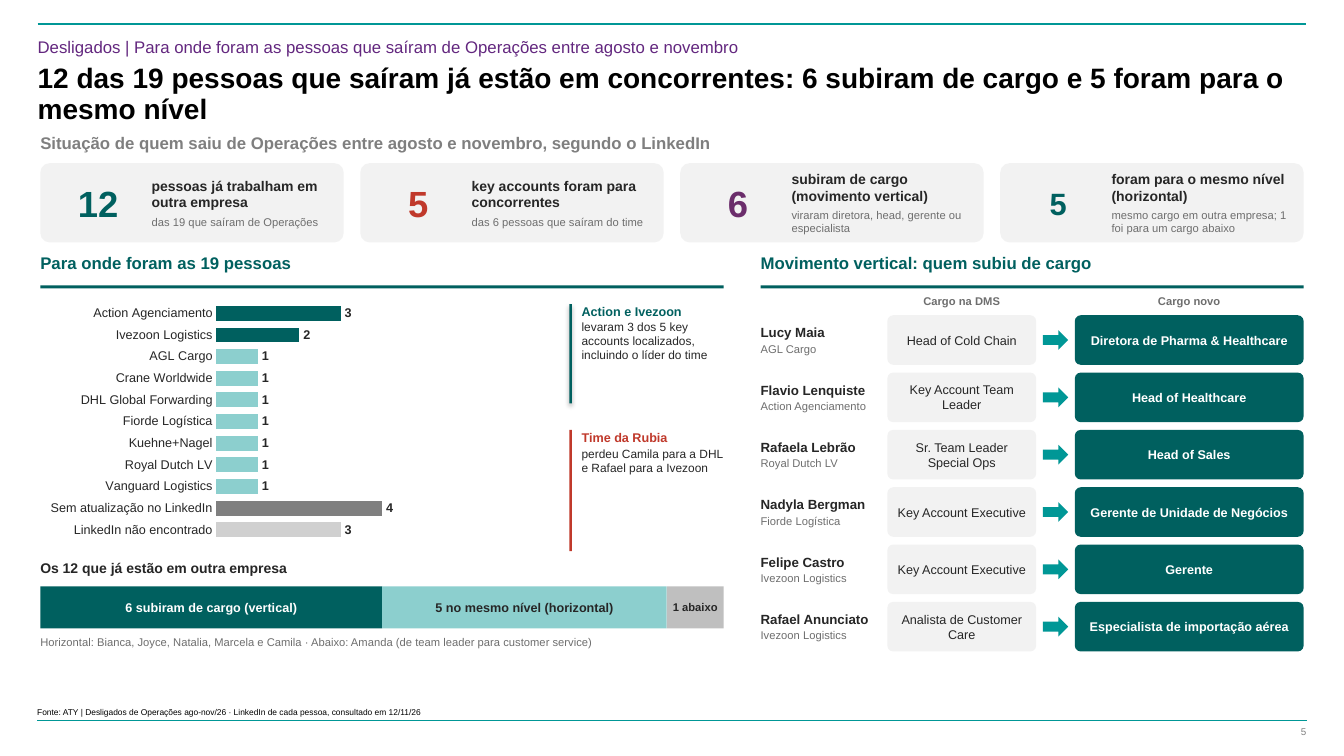
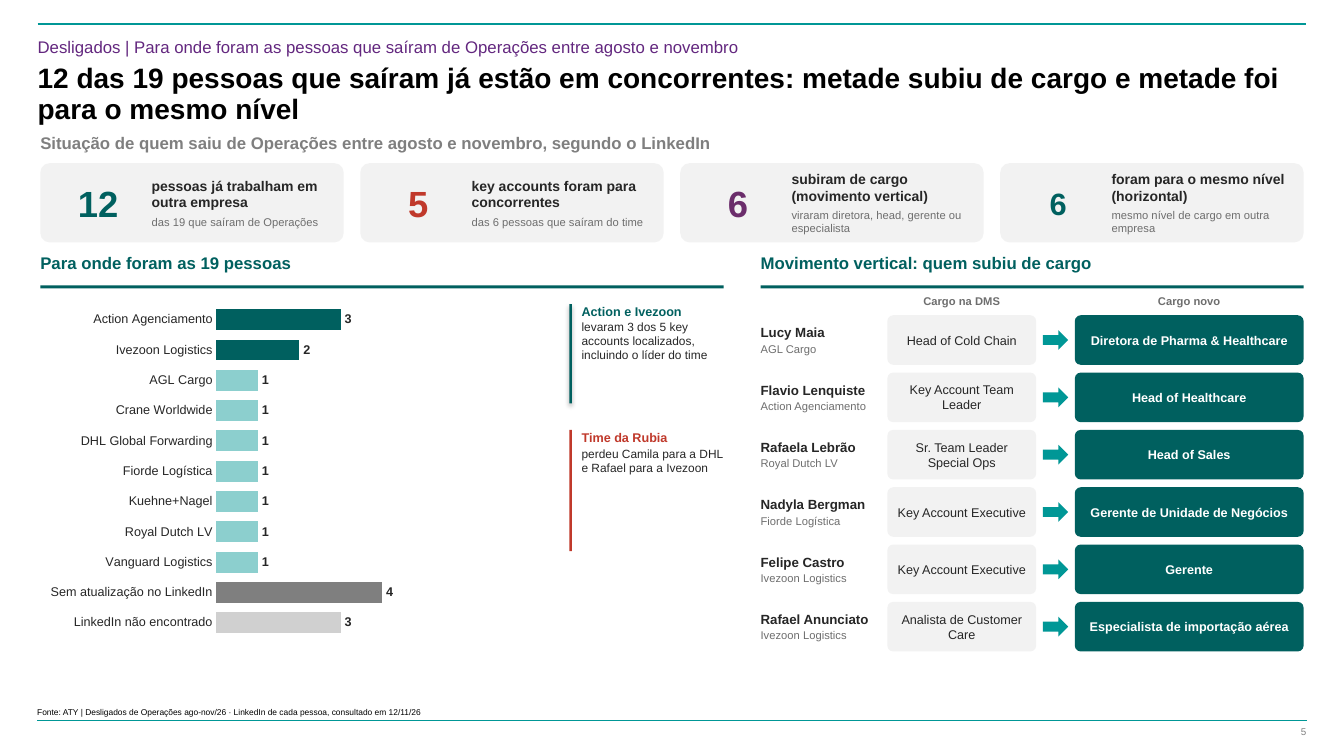
Before and after one commit to suzetemirandasilva5601-cpu/Challenge, a slide deck: slide 5 of 20261112 - ATY - Diagnóstico da Estrutura de Operações - Vagas e Férias.pptx. Drawn at 1344x756 pixels with LibreOffice and Linux fonts; fonts in the diff are those of the drawing; background and template pictures are left out. Boxes give left, top, right and bottom in pixels: in the first picture for what was removed or moved away, otherwise in the second. Text is boxed around its words. In the diff, an @@ line names an element or a change of style, - is before the commit and + after.

Commit message:
Amanda como movimento horizontal e sem a barra do canto inferior esquerdo

```diff
--- a/20261112 - ATY - Diagnóstico da Estrutura de Operações - Vagas e Férias.pptx
+++ b/20261112 - ATY - Diagnóstico da Estrutura de Operações - Vagas e Férias.pptx
@@ title at box(38, 67, 1278, 124): text changed @@
-12 das 19 pessoas que saíram já estão em concorrentes: 6 subiram de cargo e 5 foram para o mesmo nível
+12 das 19 pessoas que saíram já estão em concorrentes: metade subiu de cargo e metade foi para o mesmo nível
@@ text at box(1050, 193, 1067, 216): text changed @@
-5
+6
@@ text at box(1112, 211, 1270, 234): text changed @@
-mesmo cargo em outra empresa; 1 foi para um cargo abaixo
+mesmo nível de cargo em outra empresa
@@ bar chart: place and size @@
-bar chart at box(40, 297, 559, 545)
+bar chart at box(40, 297, 559, 644)
@@ text removed at box(40, 563, 286, 576) @@
-Os 12 que já estão em outra empresa
@@ rectangle removed at box(40, 587, 382, 629) @@
-6 subiram de cargo (vertical)
@@ rectangle removed at box(382, 587, 667, 629) @@
-5 no mesmo nível (horizontal)
@@ rectangle removed at box(667, 587, 725, 629) @@
-1 abaixo
@@ text removed at box(40, 638, 592, 648) @@
-Horizontal: Bianca, Joyce, Natalia, Marcela e Camila · Abaixo: Amanda (de team leader para customer service)
```
Also in this commit, not shown: 3 other files.
